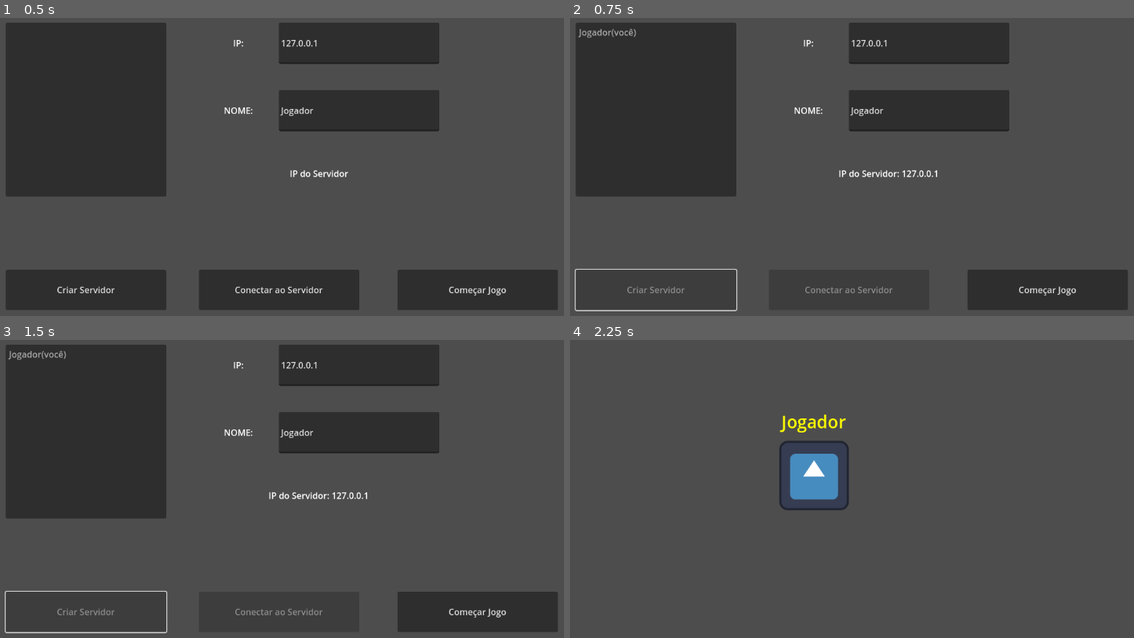
Above: before the commit, frames 1-4 (two rows, left to right).
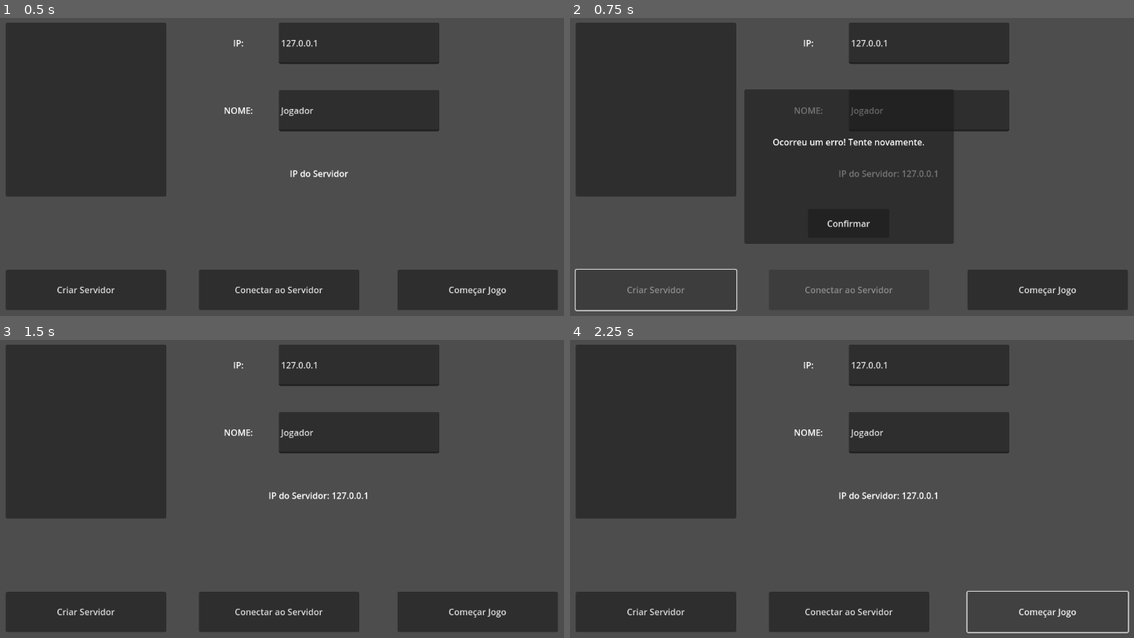
Above: after the commit, the same moments.

Repository: rafaelrodrigosilveira/Sitema-Multiplayer-Godot-4
Game: Godot game, scene res://lan.tscn
Same seed, same stepped clock (60 frames per second), same inputs: the game is played once before the commit and once after it. The engine's default icon, where the game draws it, is replaced by a stand-in: a white triangle on a blue panel in a dark square.
Inputs (mouse positions are in pixels of both pictures, inside the frame that each line leads up to):
- Up to frame 1 (0.5 s): no input
- Up to frame 2 (0.75 s): click "Criar Servidor" at 0.5 s
- Up to frame 3 (1.5 s): click (276, 545) at 1.25 s, where only the run after the commit has a clickable "Confirmar"
- Up to frame 4 (2.25 s): click "Começar Jogo" at 2 s

Frame 1 is identical in both runs. In frame 2, 17% of the frame differs, in the area x 1-69%, y 3-76%; in frame 3, 0.6%; in frame 4, 34%, in the area x 1-100%, y 1-99%.

Commit message:
v0.9
finalizado projeto totalmente funcional e tratado alguns erros de conexao.

Diff:
--- a/lan.gd
+++ b/lan.gd
@@ -4,6 +4,7 @@
 
 func _ready():
 	Network.lista_alterada.connect(self.lista_alterada)
+	Network.conexao_resetada.connect(self.conexao_resetada)
 	pass
 
 
@@ -44,3 +45,14 @@
 		else:
 			$ListaJogadores.add_item(lista[i][1])
 	pass
+
+func conexao_resetada():
+	$ErroPanel.show()
+	pass
+
+
+func _on_erropanel_button_pressed():
+	$Criar.disabled = false # desabilita botão
+	$Conectar.disabled = false # desabilita botão
+	$ErroPanel.hide()
+	pass
--- a/lan.tscn
+++ b/lan.tscn
@@ -106,6 +106,39 @@
 horizontal_alignment = 1
 vertical_alignment = 1
 
+[node name="ErroPanel" type="Panel" parent="."]
+visible = false
+layout_mode = 1
+anchors_preset = 8
+anchor_left = 0.5
+anchor_top = 0.5
+anchor_right = 0.5
+anchor_bottom = 0.5
+offset_left = -192.5
+offset_top = -142.0
+offset_right = 192.5
+offset_bottom = 142.0
+grow_horizontal = 2
+grow_vertical = 2
+
+[node name="Label" type="Label" parent="ErroPanel"]
+layout_mode = 2
+offset_top = 1.0
+offset_right = 385.0
+offset_bottom = 193.0
+text = "Ocorreu um erro! Tente novamente."
+horizontal_alignment = 1
+vertical_alignment = 1
+
+[node name="Button" type="Button" parent="ErroPanel"]
+layout_mode = 2
+offset_left = 116.5
+offset_top = 220.0
+offset_right = 265.5
+offset_bottom = 273.0
+text = "Confirmar"
+
 [connection signal="pressed" from="Criar" to="." method="_on_criar_pressed"]
 [connection signal="pressed" from="Conectar" to="." method="_on_conectar_pressed"]
 [connection signal="pressed" from="Começar" to="." method="_on_começar_pressed"]
+[connection signal="pressed" from="ErroPanel/Button" to="." method="_on_erropanel_button_pressed"]
--- a/network.gd
+++ b/network.gd
@@ -11,6 +11,7 @@
 var jogadores =[]
 
 signal lista_alterada
+signal conexao_resetada
 
 func _ready():
 	multiplayer.connected_to_server.connect(self.conectado_ao_servidor)
@@ -29,12 +30,21 @@
 	pass
 
 func falha_na_conexao():
-	par = null
-	multiplayer.set_multiplayer_peer(null)
+	resetar_conexao()
 	pass
 
 func queda_do_servidor():
-	get_tree().quit()
+	#get_tree().quit()
+	if not get_tree().current_scene.name == "lan":
+		get_tree().change_scene_to_file("res://lan.tscn")
+	resetar_conexao()
+	pass
+
+func resetar_conexao():
+	par = null
+	multiplayer.set_multiplayer_peer(null)
+	jogadores.clear()
+	emit_signal("conexao_resetada")
 	pass
 
 # REGISTRAR JOGADOR
@@ -64,11 +74,14 @@
 func criar_servidor():
 	par = ENetMultiplayerPeer.new()
 	par.create_server(PORTA, MAXJOGADORES)
-	multiplayer.set_multiplayer_peer(par)
-	par.peer_disconnected.connect(self.par_disconectado)
-	id = multiplayer.multiplayer_peer.get_unique_id() # recebe id unico
-	registrar_jogador(id, nome_jogador)
-	pass
+	var ip = retornar_ip()
+	if ip.begins_with("192"):
+		multiplayer.set_multiplayer_peer(par)
+		par.peer_disconnected.connect(self.par_disconectado)
+		id = multiplayer.multiplayer_peer.get_unique_id() # recebe id unico
+		registrar_jogador(id, nome_jogador)
+	else:
+		resetar_conexao()
 
 # FUNCAO DE CONEXAO DO CLIENTE AO SERVIDOR
 func entrar_servidor():
@@ -98,5 +111,5 @@
 			return lista_ip[i]
 		if lista_ip[i].begins_with("172"):
 			return lista_ip[i]
-	return ip
+	return IPPADRAO
 	pass
